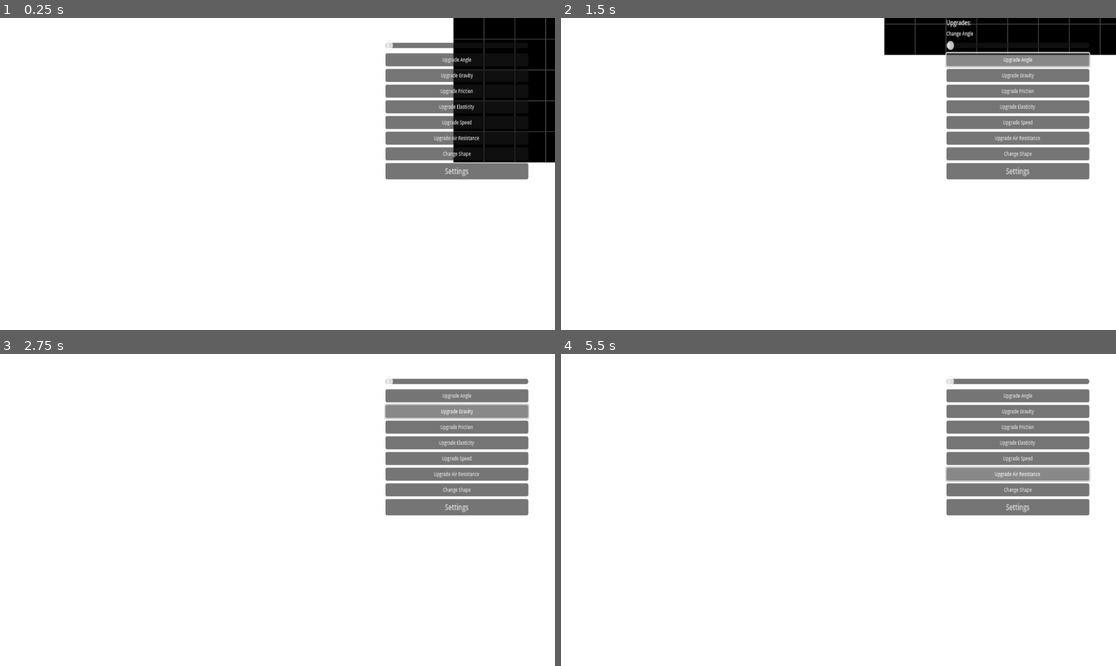
Above: before the commit, frames 1-4 (two rows, left to right).
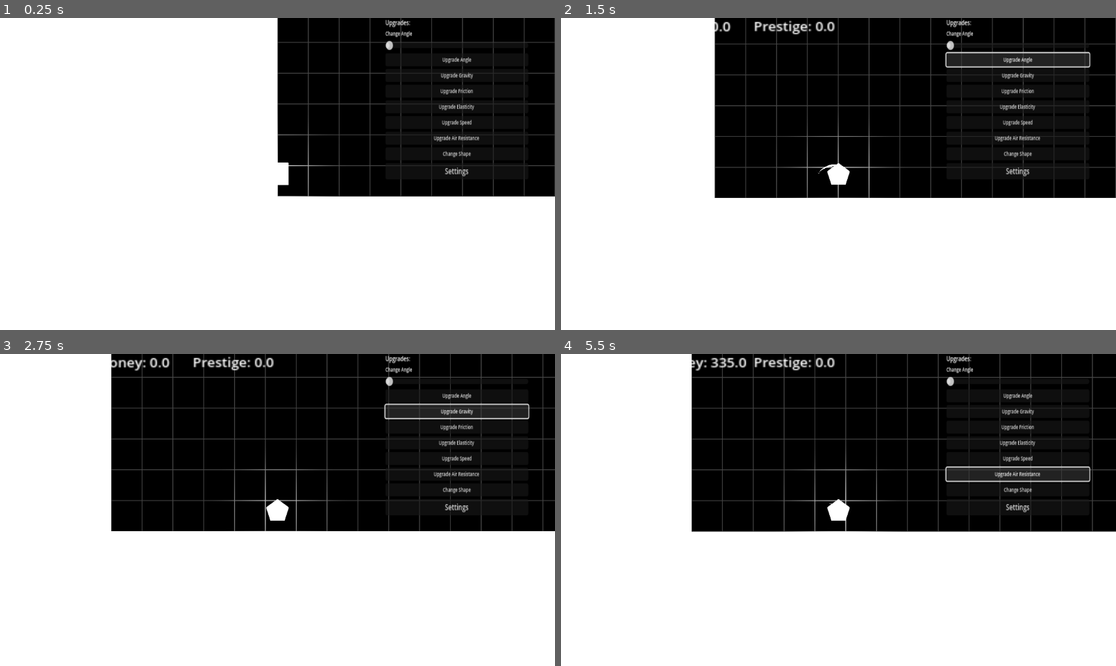
Above: after the commit, the same moments.

Repository: Lueegee1/Skr-t-Kast-Spil
Game: Godot game, scene res://main/root.tscn
Same seed, same stepped clock (60 frames per second), same inputs: the game is played once before the commit and once after it.
Inputs:
- Up to frame 1 (0.25 s): no input
- Up to frame 2 (1.5 s): click "Change Shape" at 0.5 s; click "Upgrade Angle" at 1.25 s
- Up to frame 3 (2.75 s): click "Upgrade Gravity" at 2 s
- Up to frame 4 (5.5 s): click "Upgrade Friction" at 2.75 s; click "Upgrade Elasticity" at 3.5 s; click "Upgrade Speed" at 4.25 s; click "Upgrade Air Resistance" at 5 s

The runs differ from the first frame. In frame 1, 21% of the frame differs, in the area x 49-100%, y 0-58%; in frame 2, 37%; in frame 3, 45%, in the area x 20-100%, y 0-57%; in frame 4, 43%.

Commit message:
Not working

Diff:
--- a/main/Ui_And_Mainscript.gd
+++ b/main/Ui_And_Mainscript.gd
@@ -152,4 +152,12 @@
 				if is_edge:
 					outline.append(Vector2(x, y))
 	if outline.size() > 8:
-		collider.polygon = Geometry2D.convex_hull(outline)
+		var hull = Geometry2D.convex_hull(outline)
+		var center = Vector2.ZERO
+		for point in hull:
+			center += point
+		center /= hull.size()
+		for i in range(hull.size()):
+			hull[i] = (hull[i] - center) * object.scale
+		collider.polygon = hull
+		collider.position = center * object.scale
